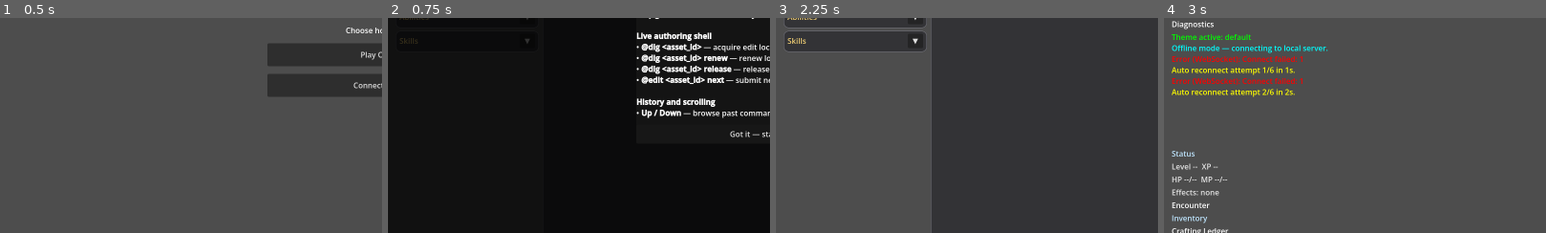
Above: before the commit, frames 1-4 (left to right).
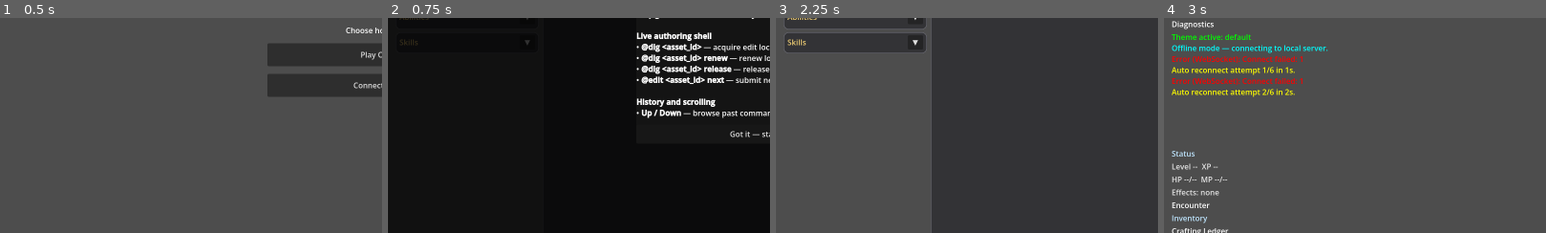
Above: after the commit, the same moments.

Repository: jbax-and-his-ai-pals/008-mud
Game: Godot game, scene res://scenes/launcher.tscn
The game is run twice, just before and just after one commit, with the same random seed, the same clock (stepped at 60 frames per second) and the same inputs.
Inputs (mouse positions are % of the whole screen's width and height, from its top left):
- Up to frame 1 (0.5 s): no input
- Up to frame 2 (0.75 s): click "Play Offline" at 0.5 s
- Up to frame 3 (2.25 s): click (48, 96) at 1.27 s; type "12" at 1.35 s; click "Got it — start playing!" at 2 s
- Up to frame 4 (3 s): click "Tools (F2)" at 2.75 s
The pictures show only the part of the screen within x 0-50%, y 42-92%; the shares and areas given below are measured in that part.

Frame 1 is identical in both runs. In frame 2, less than 0.1% of the frame differs, in the area x 3-37%, y 9-13%; in frame 3, 0.9%, in the area x 2-40%, y 3-16%; in frame 4, nothing differs.

Commit message:
Show each ability's cooldown as a draining bar in the Abilities panel
Co-Authored-By: Claude Sonnet 5.5 <noreply@anthropic.com>

Diff:
--- a/client/scripts/ui/docks/dock_manager.gd
+++ b/client/scripts/ui/docks/dock_manager.gd
@@ -52,7 +52,11 @@
 var _effects: RichTextLabel
 var _attributes: RichTextLabel
 var _equipment: RichTextLabel
-var _spells: RichTextLabel
+var _spells: RichTextLabel          # only the "none known" note; the abilities themselves are rows
+var _ability_box: VBoxContainer
+var _ability_rows: Dictionary = {}  # ability id -> {"bar": ProgressBar, "time": Label}
+var _ability_state: Dictionary = {} # ability id -> [ready at (msec), cooldown (seconds)]
+var _ability_signature: String = ""
 var _skills: RichTextLabel
 var _world: RichTextLabel
 var _on_link: Callable
@@ -166,6 +170,9 @@
 		"spells":
 			_spells = _text_block()
 			box.add_child(_spells)
+			_ability_box = VBoxContainer.new()
+			_ability_box.add_theme_constant_override("separation", 5)
+			box.add_child(_ability_box)
 		"skills":
 			_skills = _text_block()
 			box.add_child(_skills)
@@ -252,20 +259,98 @@
 	# what the set calls its abilities ("Abilities", or "Spells") names the panel
 	var noun := str(p.get("ability_noun", "Abilities"))
 	panels["spells"].set_title(noun)
-	var spell_lines: PackedStringArray = []
-	for spell in p.get("spells", []):
-		var sp: Dictionary = spell
-		var line := "%s [color=#6f9bff](%s)[/color]" % [_link("abilities %s" % str(sp.get("name", "")), str(sp.get("name", ""))), _esc(str(sp.get("cost_text", sp.get("cost", 0))))]
-		if float(sp.get("cooldown", 0)) > 0.0:
-			line += " [color=#ffa540]cooldown %.0fs[/color]" % float(sp.get("cooldown", 0))
-		spell_lines.append(line)
-	_spells.text = "\n".join(spell_lines) if not spell_lines.is_empty() else "[i][color=#808080]No %s known.[/color][/i]" % noun.to_lower()
+	var abilities: Array = p.get("spells", [])
+	_spells.visible = abilities.is_empty()
+	_spells.text = "[i][color=#808080]No %s known.[/color][/i]" % noun.to_lower() if abilities.is_empty() else ""
+	_rebuild_abilities(abilities)
 
 	var skill_lines: PackedStringArray = []
 	for skill in p.get("skills", []):
 		var k: Dictionary = skill
 		skill_lines.append("%s  %d" % [_link("skills %s" % str(k.get("name", "")), str(k.get("name", ""))), int(k.get("level", 0))])
 	_skills.text = "\n".join(skill_lines) if not skill_lines.is_empty() else "[i][color=#808080]No skills learned yet.[/color][/i]"
+
+
+## One row per ability: its name and cost (a link that describes it) and a bar under it that is full
+## when it has just been used and empties as it cools down.
+func _rebuild_abilities(abilities: Array) -> void:
+	var signature := JSON.stringify(abilities)
+	if signature == _ability_signature:
+		return
+	_ability_signature = signature
+	for child in _ability_box.get_children():
+		child.queue_free()
+	_ability_rows.clear()
+	for entry in abilities:
+		var sp: Dictionary = entry
+		var id := str(sp.get("id", ""))
+		var row := VBoxContainer.new()
+		row.add_theme_constant_override("separation", 2)
+		var caption := _text_block()
+		caption.text = "%s [color=#6f9bff](%s)[/color]" % [_link("abilities %s" % str(sp.get("name", "")), str(sp.get("name", ""))), _esc(str(sp.get("cost_text", sp.get("cost", 0))))]
+		row.add_child(caption)
+		var timing := HBoxContainer.new()
+		timing.add_theme_constant_override("separation", 6)
+		var bar := ProgressBar.new()
+		bar.size_flags_horizontal = Control.SIZE_EXPAND_FILL
+		bar.size_flags_vertical = Control.SIZE_SHRINK_CENTER
+		bar.custom_minimum_size = Vector2(0, 10)
+		bar.min_value = 0.0
+		bar.max_value = 1.0
+		bar.value = 0.0
+		bar.show_percentage = false
+		var fill := StyleBoxFlat.new()
+		fill.bg_color = Color(0.9, 0.62, 0.2)
+		fill.set_corner_radius_all(3)
+		bar.add_theme_stylebox_override("fill", fill)
+		var back := StyleBoxFlat.new()
+		back.bg_color = Color(0.13, 0.13, 0.14)
+		back.set_corner_radius_all(3)
+		bar.add_theme_stylebox_override("background", back)
+		timing.add_child(bar)
+		var time := Label.new()
+		time.custom_minimum_size = Vector2(44, 0)
+		time.horizontal_alignment = HORIZONTAL_ALIGNMENT_RIGHT
+		time.add_theme_font_size_override("font_size", 12)
+		time.text = "Ready"
+		time.add_theme_color_override("font_color", Color(0.45, 0.85, 0.5))
+		timing.add_child(time)
+		row.add_child(timing)
+		_ability_box.add_child(row)
+		_ability_rows[id] = {"bar": bar, "time": time, "cooling": false}
+
+
+## The server says when an ability was used (how long it cools, and how much is left); the bars count
+## down on their own from there.
+func apply_cooldowns(abilities: Array) -> void:
+	var now := Time.get_ticks_msec()
+	for entry in abilities:
+		if typeof(entry) != TYPE_DICTIONARY:
+			continue
+		var info: Dictionary = entry
+		_ability_state[str(info.get("id", ""))] = [now + int(float(info.get("remaining", 0.0)) * 1000.0), maxf(0.1, float(info.get("duration", 1.0)))]
+
+
+func tick() -> void:
+	var now := Time.get_ticks_msec()
+	for id in _ability_rows:
+		var row: Dictionary = _ability_rows[id]
+		var state: Array = _ability_state.get(id, [0, 0.0])
+		var left := float(int(state[0]) - now) / 1000.0
+		var bar: ProgressBar = row["bar"]
+		var time: Label = row["time"]
+		if left <= 0.0 or float(state[1]) <= 0.0:
+			if bool(row["cooling"]):
+				row["cooling"] = false
+				bar.value = 0.0
+				time.text = "Ready"
+				time.add_theme_color_override("font_color", Color(0.45, 0.85, 0.5))
+			continue
+		if not bool(row["cooling"]):
+			row["cooling"] = true
+			time.add_theme_color_override("font_color", Color(0.9, 0.62, 0.2))
+		bar.value = clampf(left / float(state[1]), 0.0, 1.0)
+		time.text = "%.1fs" % left
 
 
 func apply_world(p: Dictionary) -> void:
--- a/client/scripts/ui/main/game_state_payloads.gd
+++ b/client/scripts/ui/main/game_state_payloads.gd
@@ -375,9 +375,9 @@
 		var hint: String = str(objective.get("location_hint", "")).strip_edges()
 		if hint != "":
 			objective_text += " — %s" % hint
-		if bool(objective.get("ready_to_turn_in", false)):
-			objective_text = "[color=yellow]Ready to turn in:[/color] " + objective_text
-		lines.append("%s [url=cmd:journal]%s[/url] [%s]\n    %s" % [active_prefix, main._bbcode_escape(title), str(quest.get("state", "unknown")), main._bbcode_escape(objective_text)])
+		# the tag is ours, so it is added after the text beside it is escaped
+		var ready_prefix: String = "[color=yellow]Ready to turn in:[/color] " if bool(objective.get("ready_to_turn_in", false)) else ""
+		lines.append("%s [url=cmd:journal]%s[/url] [%s]\n    %s%s" % [active_prefix, main._bbcode_escape(title), str(quest.get("state", "unknown")), ready_prefix, main._bbcode_escape(objective_text)])
 	for quest_variant in completed:
 		if typeof(quest_variant) != TYPE_DICTIONARY:
 			continue
--- a/client/scripts/ui/main_controller.gd
+++ b/client/scripts/ui/main_controller.gd
@@ -596,6 +596,8 @@
 
 func _process(_delta: float) -> void:
 	_update_attack_bar()
+	if docks != null:
+		docks.tick()
 	_authoring_status_refresh_accum_s += _delta
 	if _authoring_status_refresh_accum_s >= 0.25:
 		_authoring_status_refresh_accum_s = 0.0
@@ -749,6 +751,8 @@
 	elif event_type == "cooldown":
 		if typeof(payload) == TYPE_DICTIONARY:
 			_apply_cooldown((payload as Dictionary).get("attack", {}))
+			if docks != null:
+				docks.apply_cooldowns((payload as Dictionary).get("abilities", []))
 	elif event_type == "room":
 		if typeof(payload) == TYPE_DICTIONARY:
 			_show_room(str((payload as Dictionary).get("text", "")))
Not shown, changed: server/engine/server/headless/panel_payloads.py
Not shown, changed: server/tests/singles/test_panel_payloads.py
